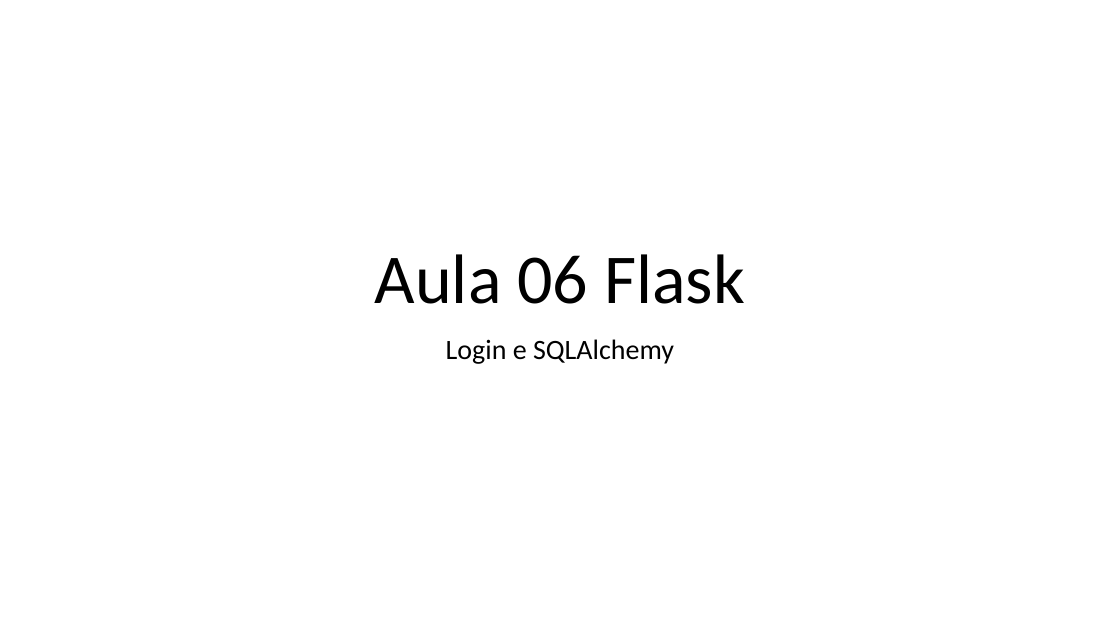
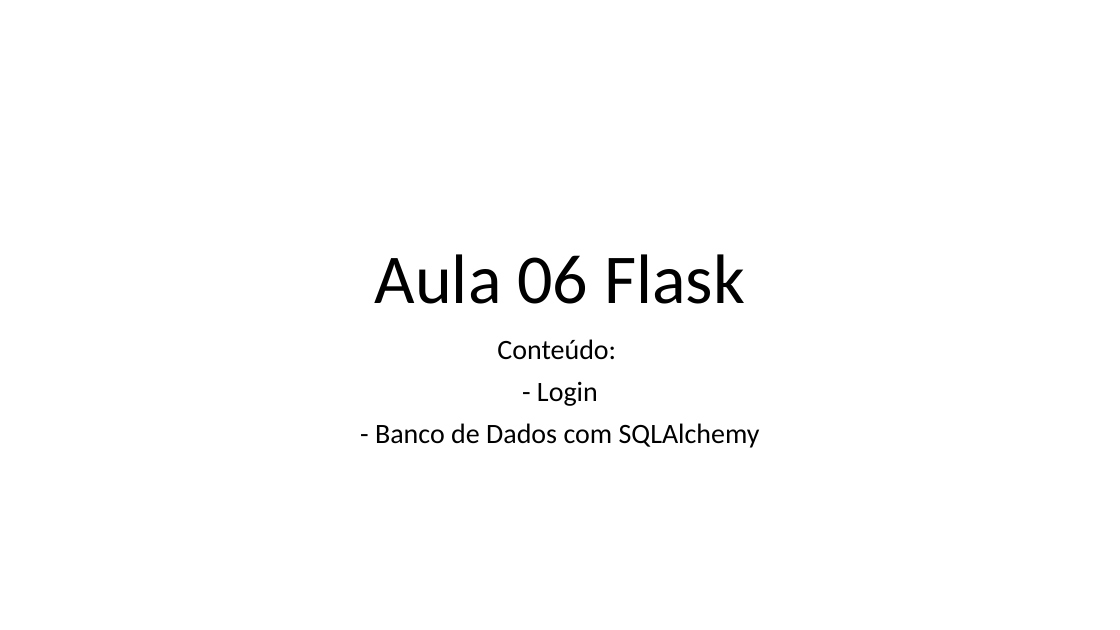
Before and after one commit to dourivaljunior/Curso-de-Flask, a slide deck: slide 1 of Aula 06 Flask.pptx. Drawn at 1120x630 pixels with LibreOffice and Linux fonts; fonts in the diff are those of the drawing. Boxes give left, top, right and bottom in pixels: in the first picture for what was removed or moved away, otherwise in the second. Text is boxed around its words. In the diff, an @@ line names an element or a change of style, - is before the commit and + after.

```diff
--- a/Aula 06 Flask.pptx
+++ b/Aula 06 Flask.pptx
@@ subtitle at (375, 339, 760, 448): text changed @@
-Login e SQLAlchemy
+Conteúdo:
+- Login
+- Banco de Dados com SQLAlchemy
```
Also in this commit, not shown: 15 other slides changed, 6 slides added, 1 slide removed, 1 other file.
